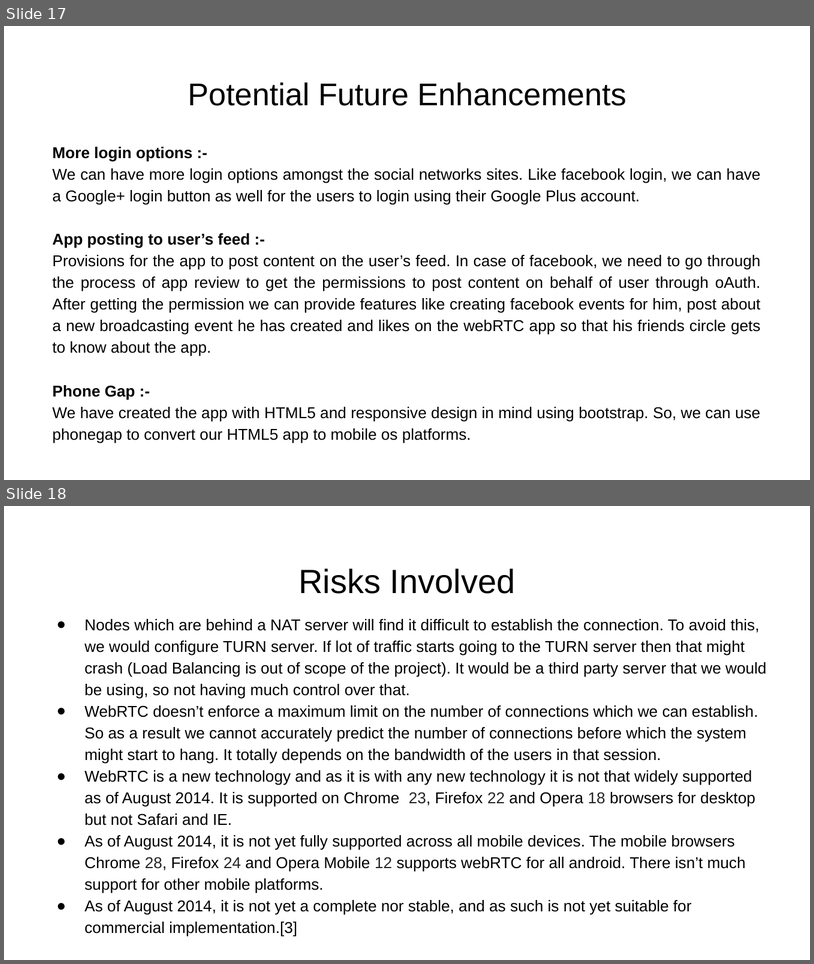
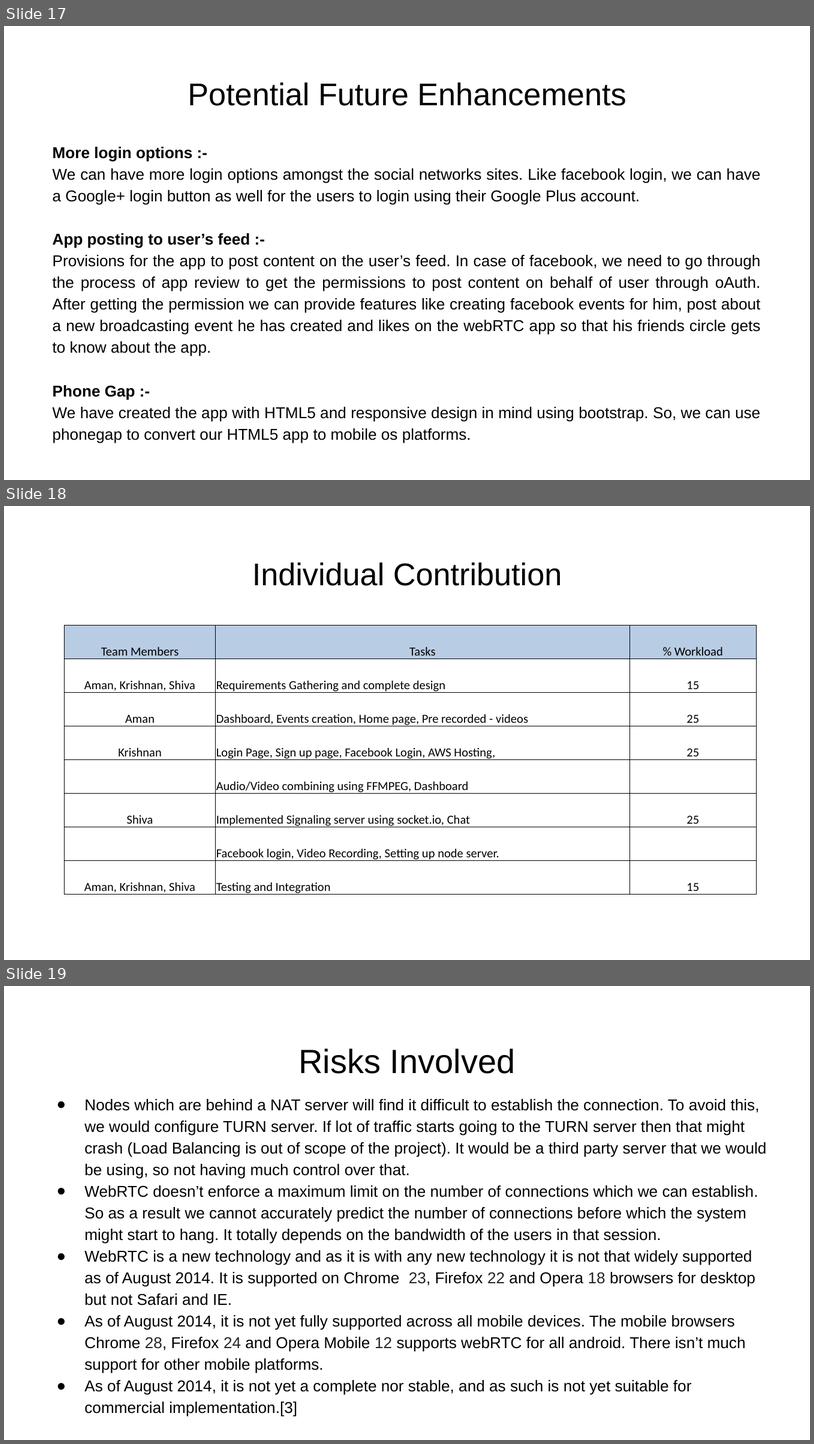
Before and after one commit to shivaseshan/webRTC, a slide deck: Cloud_Final_Presentation.pptx. Shown one above the other, each under a label of ours: slides 17 and 18 before the commit, slides 17, 18 and 19 after it. The pictures are 814x964 and 814x1444 pixels, drawn with LibreOffice and Linux fonts; fonts in the diff are those of the drawing. Boxes give left, top, right and bottom in pixels: in the first picture for what was removed or moved away, otherwise in the second. Text is boxed around its words. In the diff, an @@ line names an element or a change of style, - is before the commit and + after.

Commit message:
updated ppt

```diff
--- a/Cloud_Final_Presentation.pptx
+++ b/Cloud_Final_Presentation.pptx
@@ slide 18 added at [4,506,810,960], background #FFFFFF @@
@@ title added at [252,562,563,586], 28 pt, text #000000 @@
+Individual Contribution
@@ table added at [65,625,756,895], 8 rows, 3 columns @@
+Team Members | Tasks | % Workload
+Aman, Krishnan, Shiva | Requirements Gathering and complete design | 15
+Aman | Dashboard, Events creation, Home page, Pre recorded - videos | 25
+Krishnan | Login Page, Sign up page, Facebook Login, AWS Hosting, | 25
+ | Audio/Video combining using FFMPEG, Dashboard | 
+Shiva | Implemented Signaling server using socket.io, Chat | 25
+ | Facebook login, Video Recording, Setting up node server. | 
+Aman, Krishnan, Shiva | Testing and Integration | 15
@@ what was slide 18 is now slide 19 @@
```
